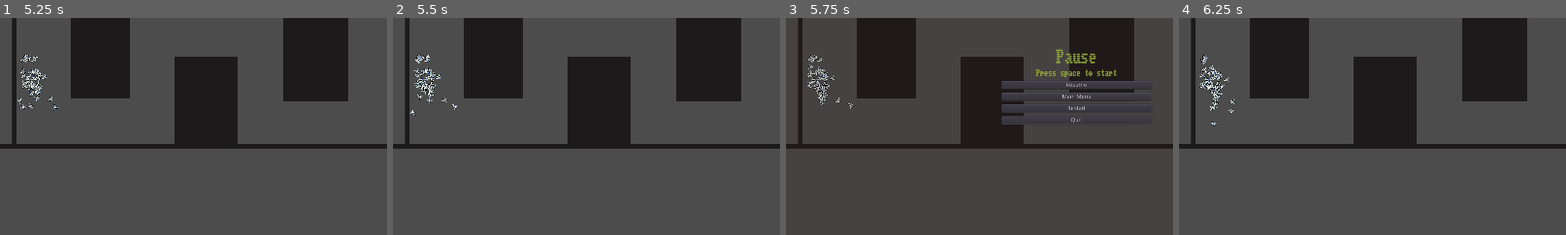
Above: before the commit, frames 1-4 (left to right).
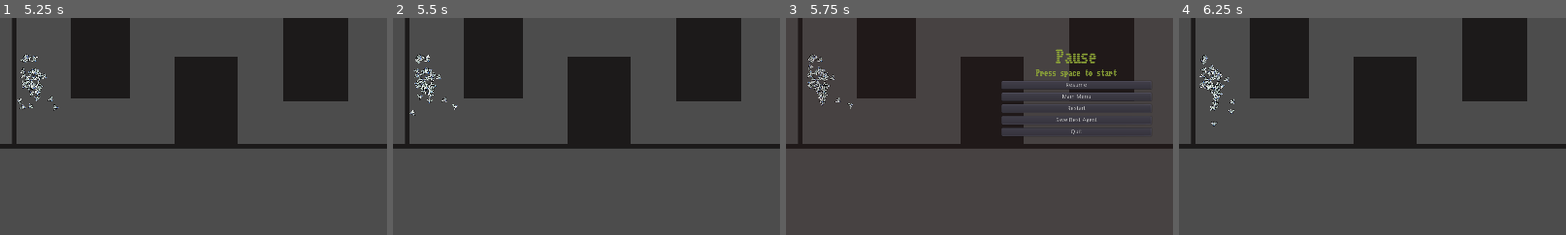
Above: after the commit, the same moments.

Repository: a0x77ry/plasmata
Game: Godot game, scene res://menu/main-menu/main-menu.tscn
Two runs of this game, one before a commit and one after it. Both use one fixed random seed, a clock stepped at 60 frames per second and the inputs below.
Inputs:
- Up to frame 1 (5.25 s): click "run" at 0.5 s; click "Pause when solved" at 1.25 s; tap Enter (ui_accept) at 2, 2.27, 3.02, 4.52 s
- Up to frame 2 (5.5 s): tap Enter (ui_accept) at 5.27 s
- Up to frame 3 (5.75 s): tap Escape (pause) at 5.65 s
- Up to frame 4 (6.25 s): click "Resume" at 5.75 s
The pictures show only the part of the screen within x 14-64%, y 33-82%; the shares and areas given below are measured in that part.

Frames 1-2 are identical in both runs. In frame 3, 0.3% of the frame differs, in the area x 55-81%, y 45-55%; in frame 4, nothing differs.

Commit message:
Implement a testing saving function

Diff:
--- a/games/game.tscn
+++ b/games/game.tscn
@@ -91,10 +91,16 @@
 margin_bottom = 157.0
 text = "Restart"
 
-[node name="Quit" type="Button" parent="UI/Pause/VBoxContainer"]
+[node name="Save Best Agent" type="Button" parent="UI/Pause/VBoxContainer"]
 margin_top = 166.0
 margin_right = 371.0
 margin_bottom = 186.0
+text = "Save Best Agent"
+
+[node name="Quit" type="Button" parent="UI/Pause/VBoxContainer"]
+margin_top = 195.0
+margin_right = 371.0
+margin_bottom = 215.0
 text = "Quit"
 
 [node name="Solved" type="Control" parent="UI"]
@@ -113,4 +119,5 @@
 [connection signal="pressed" from="UI/Pause/VBoxContainer/Resume" to="." method="_on_Resume_pressed"]
 [connection signal="pressed" from="UI/Pause/VBoxContainer/MainMenu" to="." method="_on_MainMenu_pressed"]
 [connection signal="pressed" from="UI/Pause/VBoxContainer/Restart" to="." method="_on_Restart_pressed"]
+[connection signal="pressed" from="UI/Pause/VBoxContainer/Save Best Agent" to="." method="_on_Save_Best_Agent_pressed"]
 [connection signal="pressed" from="UI/Pause/VBoxContainer/Quit" to="." method="_on_Quit_pressed"]
--- a/scripts/game.gd
+++ b/scripts/game.gd
@@ -44,6 +44,13 @@
   generate_agent_population(initial_population)
 
 
+func save(genome_dict, name):
+  var save_game = File.new()
+  save_game.open("user://{name}.save".format({"name": name}), File.WRITE)
+  save_game.store_line(to_json(genome_dict))
+  save_game.close()
+
+
 func restart_population():
   agents_alive = get_tree().get_nodes_in_group("agents")
   for agent in agents_alive:
@@ -82,6 +89,9 @@
 
 func restart_population_specific():
   pass
+
+# func save_best_agent():
+#   pass
 
 
 func pause():
@@ -125,6 +135,12 @@
     print("Cannot change scene")
 
 
+func _on_Save_Best_Agent_pressed():
+  var best_agent = sorted_agents[-1]
+  save(best_agent.genome.to_dict(), "testsave")
+
+
+
 class AgentSorter:
   static func sort_by_dist_ascenting(a, b):
     if a[1] < b[1]:
--- a/scripts/genome.gd
+++ b/scripts/genome.gd
@@ -47,6 +47,34 @@
   # weight_mutation_rate = random.randf_range(0.0, 1.0)
   # add_link_rate = random.randf_range(0.0, 1.0)
   # add_node_rate = random.randf_range(0.0, 1.0)
+
+
+func to_dict():
+  var dict = {}
+  var dict_input_nodes = []
+  var dict_hidden_nodes = []
+  var dict_output_nodes = []
+  var dict_links = []
+
+  for node in input_nodes:
+    dict_input_nodes.append(node.to_dict())
+
+  for node in output_nodes:
+    dict_output_nodes.append(node.to_dict())
+
+  for node in hidden_nodes:
+    dict_hidden_nodes.append(node.to_dict())
+
+  for node in links:
+    dict_links.append(node.to_dict())
+
+  dict = {
+      "input_nodes": dict_input_nodes,
+      "hidden_nodes": dict_hidden_nodes,
+      "output_nodes": dict_output_nodes,
+      "links": dict_links
+  }
+  return dict
 
 
 func disolve_genome():
@@ -311,6 +339,15 @@
   func dupl():
     return InputNode.new(inno_num, name, outgoing_link_inno_nums.duplicate())
 
+  func to_dict():
+    var dict = {}
+    dict = {
+        "inno_num": inno_num,
+        "name": name,
+        "outgoing_link_inno_nums": outgoing_link_inno_nums
+        }
+    return dict
+
 
 class HiddenNode:
   extends Gene
@@ -338,10 +375,15 @@
     return HiddenNode.new(inno_num, name,
       incoming_link_inno_nums.duplicate(), outgoing_link_inno_nums.duplicate())
 
-  # func remove():
-  #   for incoming
-  #   incoming_link_inno_nums = []
-  #   outgoing_link_inno_nums = []
+  func to_dict():
+    var dict = {}
+    dict = {
+        "inno_num": inno_num,
+        "name": name,
+        "incoming_link_inno_nums": incoming_link_inno_nums,
+        "outgoing_link_inno_nums": outgoing_link_inno_nums
+        }
+    return dict
 
 
 class OutputNode:
@@ -361,6 +403,16 @@
   func dupl():
     return OutputNode.new(inno_num, name,
       incoming_link_inno_nums.duplicate())
+
+
+  func to_dict():
+    var dict = {}
+    dict = {
+        "inno_num": inno_num,
+        "name": name,
+        "incoming_link_inno_nums": incoming_link_inno_nums,
+        }
+    return dict
 
 
 class Link:
@@ -382,3 +434,15 @@
   func dupl():
     return Link.new(inno_num, weight, source_inno_num, target_inno_num,
       is_enabled)
+
+
+  func to_dict():
+    var dict = {}
+    dict = {
+        "inno_num": inno_num,
+        "weight": weight,
+        "source_inno_num": source_inno_num,
+        "target_inno_num": target_inno_num,
+        "is_enabled": is_enabled
+        }
+    return dict
--- a/scripts/nav-game.gd
+++ b/scripts/nav-game.gd
@@ -117,6 +117,10 @@
     FF_slider.scrollable = true
 
 
+# func save_best_agent():
+#   pass
+
+
 func _on_FinishLine_body_entered(body:Node):
   if body.is_in_group("agents"):
     var agent = body as Node2D
